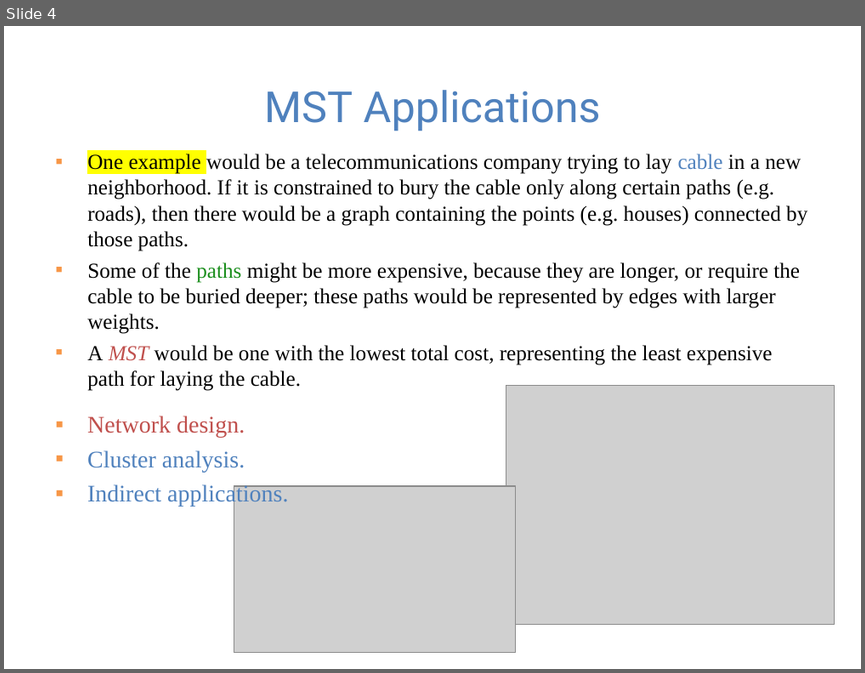
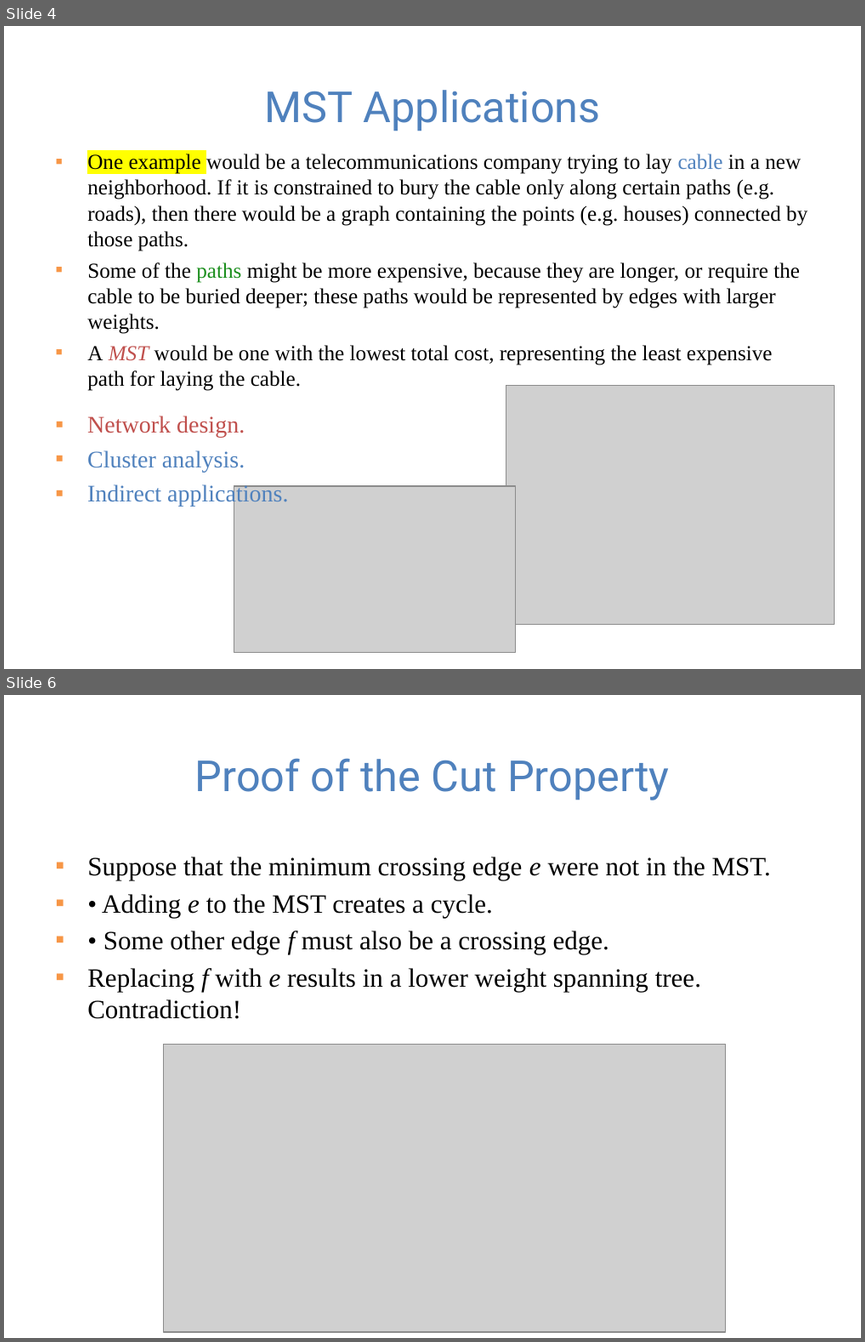
Before and after one commit to guhofstra/CSC111Fa25, a slide deck: PPTs/Lecture 12-minimum spanning trees.pptx. Shown one above the other, each under a label of ours: slide 4 before the commit, slides 4 and 6 after it; the slides between them are not shown. The pictures are 865x673 and 865x1342 pixels, drawn with LibreOffice and Linux fonts; fonts in the diff are those of the drawing; grey boxes stand for pictures. Boxes give left, top, right and bottom in pixels: in the first picture for what was removed or moved away, otherwise in the second. Text is boxed around its words. In the diff, an @@ line names an element or a change of style, - is before the commit and + after.

```diff
--- a/PPTs/Lecture 12-minimum spanning trees.pptx
+++ b/PPTs/Lecture 12-minimum spanning trees.pptx
@@ slide 6 added at bbox=[4, 695, 861, 1338], background #FFFFFF @@
@@ title added at bbox=[195, 758, 670, 800], 36 pt, text #4F81BD @@
+Proof of the Cut Property
@@ text added at bbox=[87, 857, 771, 1019], 22.2 pt, text #000000 @@
+▪ Suppose that the minimum crossing edge e were not in the MST.
+▪ • Adding e to the MST creates a cycle.
+▪ • Some other edge f must also be a crossing edge.
+▪ Replacing f with e results in a lower weight spanning tree. Contradiction!
@@ picture added at bbox=[163, 1043, 726, 1332] @@
```
Also in this commit, not shown: 4 slides changed, 15 other slides added, 3 other files.
